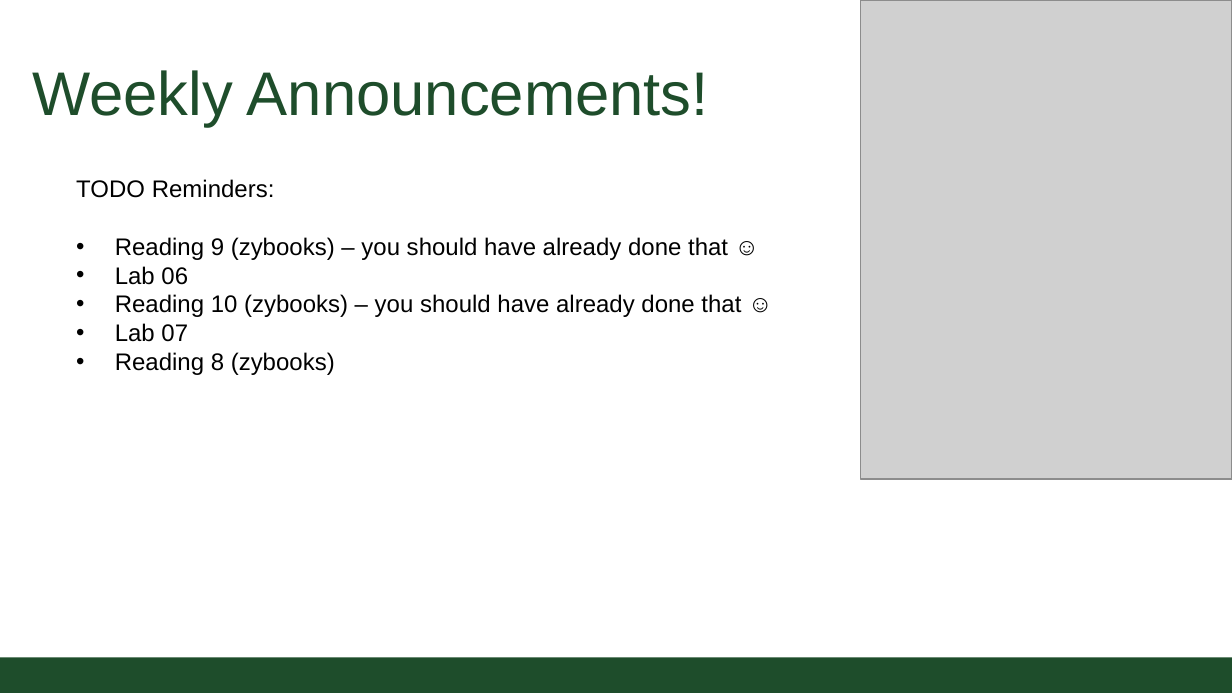
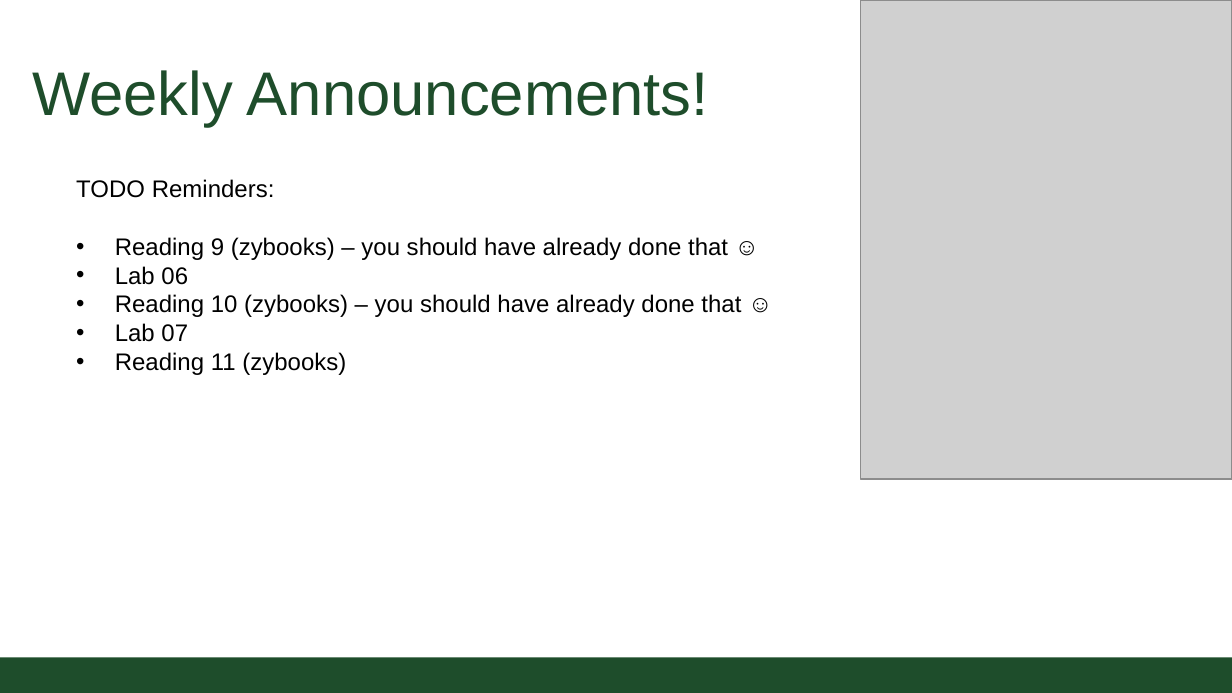
Before and after one commit to CSU-CS152/Handouts, a slide deck: slide 2 of 05_02FilesCS152.pptx. Drawn at 1232x693 pixels with LibreOffice and Linux fonts; fonts in the diff are those of the drawing; grey boxes stand for pictures; background and template pictures are left out. Boxes give left, top, right and bottom in pixels: in the first picture for what was removed or moved away, otherwise in the second. Text is boxed around its words. In the diff, an @@ line names an element or a change of style, - is before the commit and + after.

Commit message:
Updated lecture

```diff
--- a/05_02FilesCS152.pptx
+++ b/05_02FilesCS152.pptx
@@ text at bbox=[115, 352, 346, 375]: text changed @@
-• Reading 8 (zybooks)
+• Reading 11 (zybooks)
```
